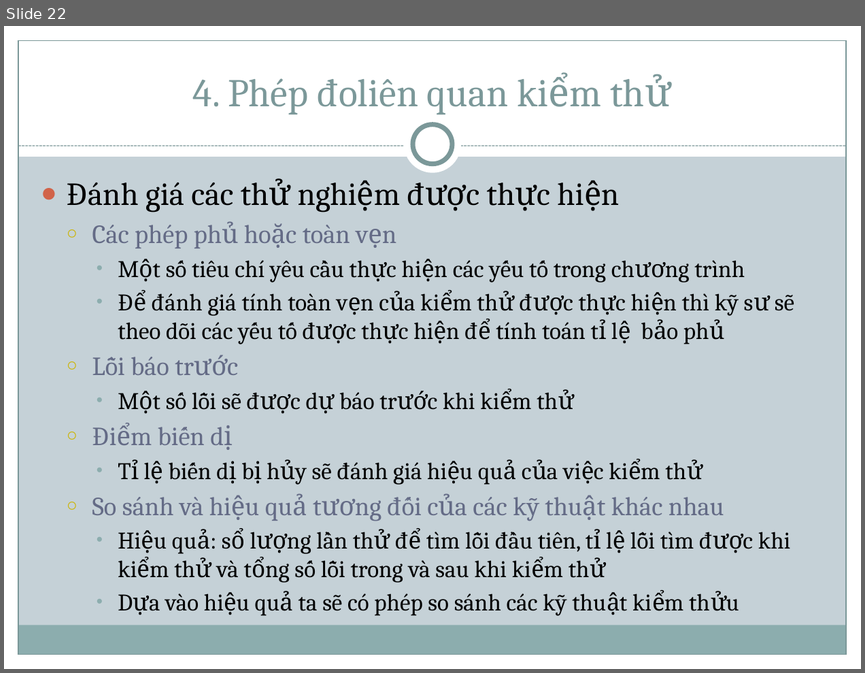
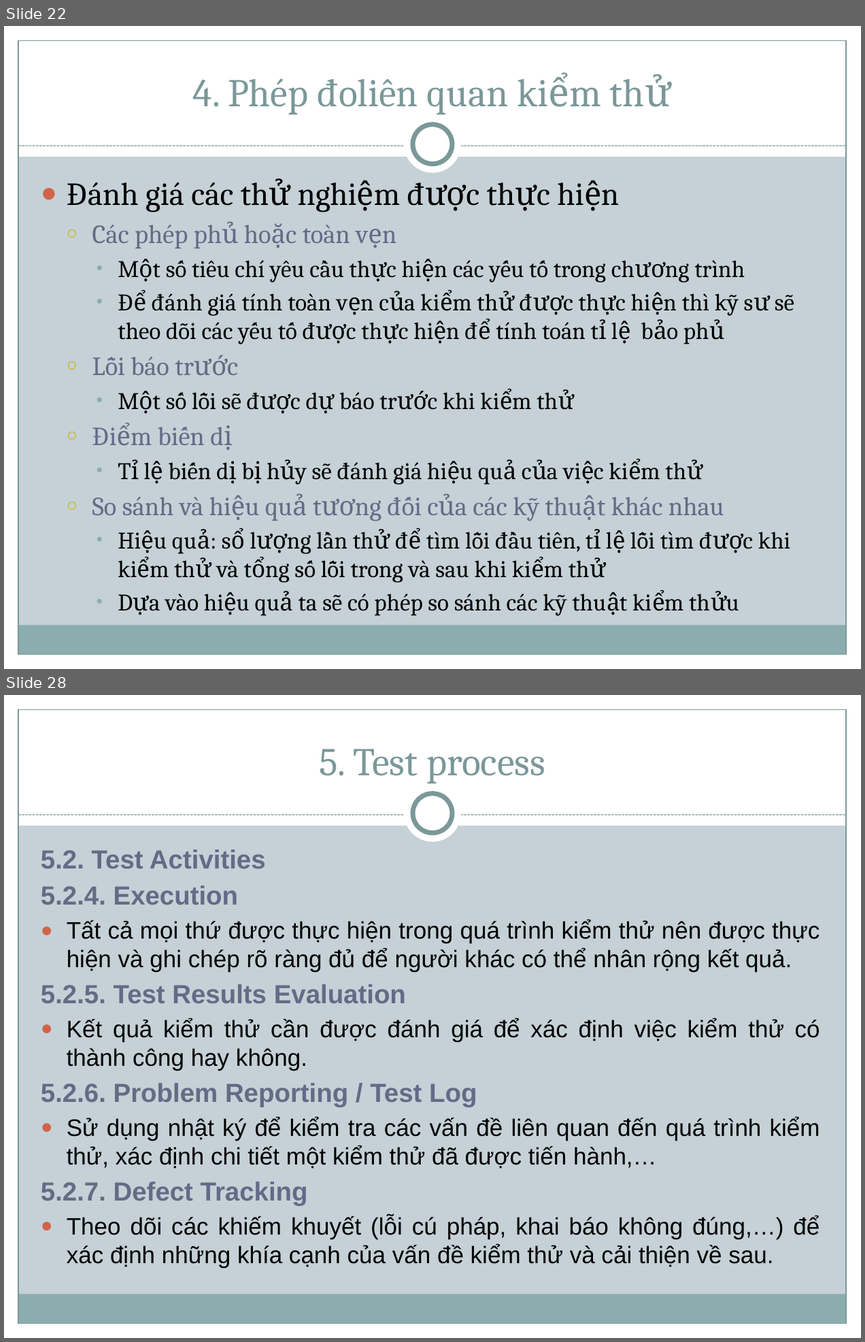
Before and after one commit to thienphamvan/chapter4, a slide deck: Slide/Chap 4 - Sofware Testing.pptx. Shown one above the other, each under a label of ours: slide 22 before the commit, slides 22 and 28 after it; the slides between them are not shown. The pictures are 865x673 and 865x1342 pixels, drawn with LibreOffice and Linux fonts; fonts in the diff are those of the drawing. Boxes give left, top, right and bottom in pixels: in the first picture for what was removed or moved away, otherwise in the second. Text is boxed around its words. In the diff, an @@ line names an element or a change of style, - is before the commit and + after.

```diff
--- a/Slide/Chap 4 - Sofware Testing.pptx
+++ b/Slide/Chap 4 - Sofware Testing.pptx
@@ slide 28 added at (4,695,861,1338), background #C5D1D7; not listed: 9 template elements that a slide beside it also shows @@
@@ title added at (319,749,545,783), 33 pt, text #7C999A @@
+5. Test process
@@ text added at (41,849,820,1268), 20 pt, text #000000 @@
+  5.2. Test Activities
+  5.2.4. Execution
+  ● Tất cả mọi thứ được thực hiện trong quá trình kiểm thử nên được thực hiện và ghi chép rõ ràng đủ để người khác có thể nhân rộng kết quả.
+  5.2.5. Test Results Evaluation
+  ● Kết quả kiểm thử cần được đánh giá để xác định việc kiểm thử có thành công hay không.
+  5.2.6. Problem Reporting / Test Log
+  ● Sử dụng nhật ký để kiểm tra các vấn đề liên quan đến quá trình kiểm thử, xác định chi tiết một kiểm thử đã được tiến hành,…
+  5.2.7. Defect Tracking
+  ● Theo dõi các khiếm khuyết (lỗi cú pháp, khai báo không đúng,…) để xác định những khía cạnh của vấn đề kiểm thử và cải thiện về sau.
```
Also in this commit, not shown: 10 other slides added.
